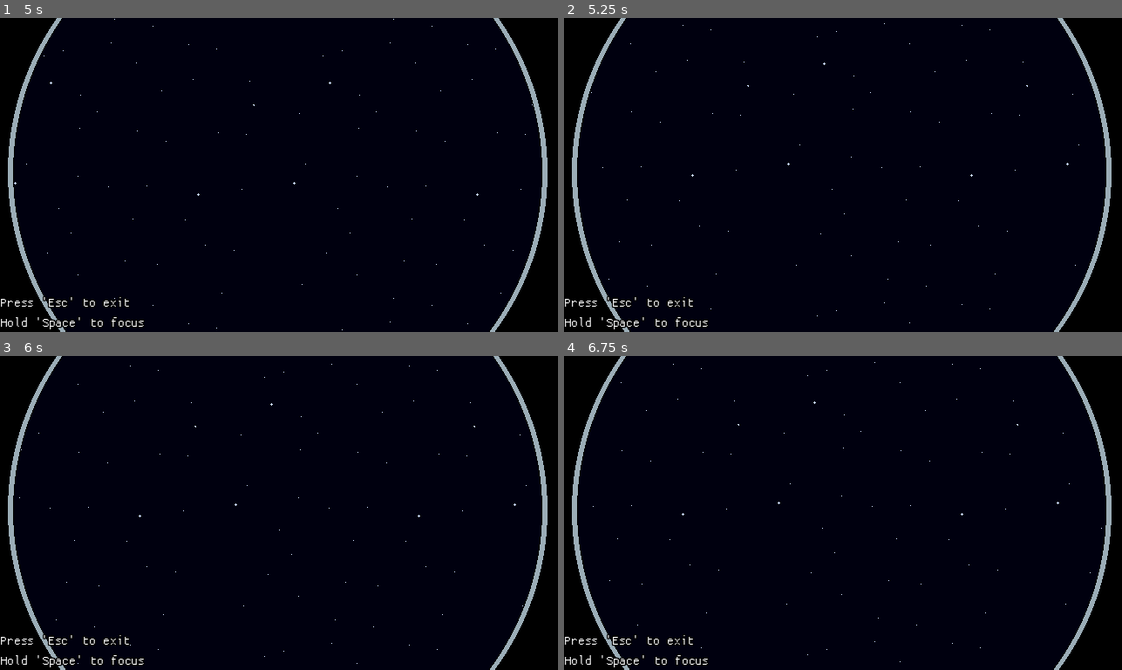
Above: before the commit, frames 1-4 (two rows, left to right).
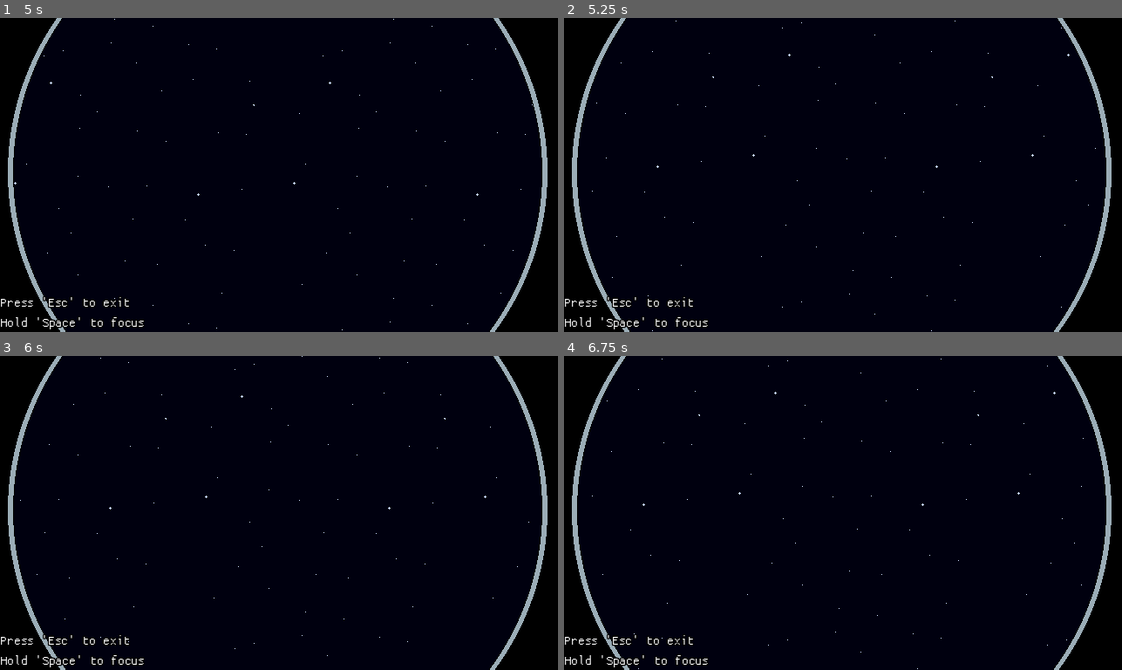
Above: after the commit, the same moments.

Repository: c0sx/ld59
Game: Godot game, scene res://scenes/main/main.tscn
The game is run twice, just before and just after one commit, with the same random seed, the same clock (stepped at 60 frames per second) and the same inputs.
Inputs (mouse positions are in pixels of both pictures, inside the frame that each line leads up to):
- Up to frame 1 (5 s): move the mouse to (373, 149) at 0.52 s; tap Space (interact) at 0.6, 1.35, 2.1, 2.85, 3.6, 4.25, 4.35 s; click (373, 149) at 0.67 s; move the mouse to (150, 131) at 1.27 s; click (150, 131) at 1.42 s; move the mouse to (167, 247) at 2.02 s; click (167, 247) at 2.17 s; move the mouse to (251, 237) at 2.77 s; click (251, 237) at 2.92 s; tap Enter at 3.5 s; move the mouse to (446, 222) at 3.52 s; click (446, 222) at 3.67 s; move the mouse to (111, 127) at 4.27 s; click (111, 127) at 4.42 s
- Up to frame 2 (5.25 s): move the mouse to (848, 175) at 5.02 s; tap Space (interact) at 5.1 s; click (848, 175) at 5.17 s
- Up to frame 3 (6 s): tap Enter at 5.75 s; move the mouse to (256, 506) at 5.77 s; tap Space (interact) at 5.85 s; click (256, 506) at 5.92 s
- Up to frame 4 (6.75 s): tap Space (interact) at 6.5, 6.6 s; move the mouse to (870, 513) at 6.52 s; click (870, 513) at 6.67 s

Frame 1 is identical in both runs. In frame 2, less than 0.1% of the frame differs, in the area x 4-96%, y 0-100%; in frame 3, less than 0.1%; in frame 4, less than 0.1%.

Commit message:
fix: try to capture mouse

Diff:
--- a/scenes/main/main.gd
+++ b/scenes/main/main.gd
@@ -8,6 +8,9 @@
 
 
 func _ready() -> void:
+	Input.set_mouse_mode(Input.MOUSE_MODE_VISIBLE)
+	Engine.max_fps = 60
+
 	assert(_lab != null, "lab is not set")
 	assert(_telescope != null, "telescope is not set")
 	assert(_camera != null, "camera is not set")
--- a/scenes/props/monitor/monitor.gd
+++ b/scenes/props/monitor/monitor.gd
@@ -7,7 +7,7 @@
 @export var first_error_message: String = 'error'
 @export var second_error_message: String = 'keep silent'
 @export var third_error_message: String = 'found you'
-@export var new_event_message: String = 'new signal'
+@export var new_event_message: String = 'new coords'
 
 @onready var _sprite: Sprite2D = %Sprite2D
 @onready var _timer: Timer = %Timer
--- a/scenes/telescope/telescope.gd
+++ b/scenes/telescope/telescope.gd
@@ -7,7 +7,7 @@
 @export var camera: Camera2D
 @export var speed: float = 0.4
 @export var auto_moving_speed = 10
-@export var focus_duration: float = 0.75
+@export var focus_duration: float = 1.5
 @export var analyze_duration: float = 1
 @export var event_scene: PackedScene
 @export var report_added_text: String = "Report added"
@@ -28,7 +28,9 @@
 signal closed
 
 const DISTANCE_THRESHOLD = 0.1
-
+const FAST_DISTANCE_THRESHOLD = 150
+
+var _registered_events: Array[Event]
 var _reported_events: Array[Event]
 var _events: Array[Event]
 var _focus_event: Event
@@ -87,6 +89,11 @@
 	camera.global_position += dir * delta * auto_moving_speed
 
 
+func _input(event) -> void:
+	if event is InputEventMouseButton:
+		Input.set_mouse_mode(Input.MOUSE_MODE_CAPTURED)
+
+
 func _unhandled_input(event: InputEvent) -> void:
 	if event is InputEventMouseButton:
 		Input.set_mouse_mode(Input.MOUSE_MODE_CAPTURED)
@@ -209,6 +216,7 @@
 
 	instance.entered.connect(_on_event_entered)
 	instance.exited.connect(_on_event_exited)
+	_registered_events.append(instance)
 
 
 # look start
@@ -225,9 +233,6 @@
 # focus start
 
 func _try_to_focus() -> void:
-	if _events.size() == 0:
-		return
-
 	var closest := _find_closest_event()
 	if not closest:
 		return
@@ -239,8 +244,12 @@
 	if distance < DISTANCE_THRESHOLD:
 		_on_focused()
 	else:
+		var dur := focus_duration
+		if distance < FAST_DISTANCE_THRESHOLD:
+			dur /= 2
+
 		_tw = get_tree().create_tween()
-		_tw.tween_property(camera, "global_position", _focus_event.global_position, focus_duration)
+		_tw.tween_property(camera, "global_position", _focus_event.global_position, dur)
 		_tw.tween_callback(_on_focused)
 
 
@@ -320,6 +329,8 @@
 	_reported_events.append(_focus_event)
 	_show_notification(report_skipped_text)
 
+	_registered_events.erase(_focus_event)
+
 
 func _stop_skip() -> void:
 	if _tw:
@@ -370,6 +381,8 @@
 	_reported_events.append(_focus_event)
 	_show_notification(report_added_text)
 
+	_registered_events.erase(_focus_event)
+
 
 func _try_to_stop_send_signal() -> void:
 	if not _focus_event:
@@ -402,7 +415,7 @@
 func _find_closest_event() -> Event:
 	var closest: Event
 	var closest_dist: float = INF
-	for event in _events:
+	for event in _registered_events:
 		if _reported_events.has(event):
 			continue
 
--- a/scenes/telescope/telescope.tscn
+++ b/scenes/telescope/telescope.tscn
@@ -15,6 +15,7 @@
 progress_stream = ExtResource("2_cmpp8")
 focus_streams = Array[AudioStream]([ExtResource("3_umfwh"), ExtResource("4_f08xr"), ExtResource("5_56761")])
 camera = NodePath("Camera2D")
+speed = 0.6
 auto_moving_speed = 25
 
 [node name="Camera2D" type="Camera2D" parent="." unique_id=566847174]
Not shown, added: export_presets.cfg
Not shown, added: scenes/telescope/sounds/.DS_Store
